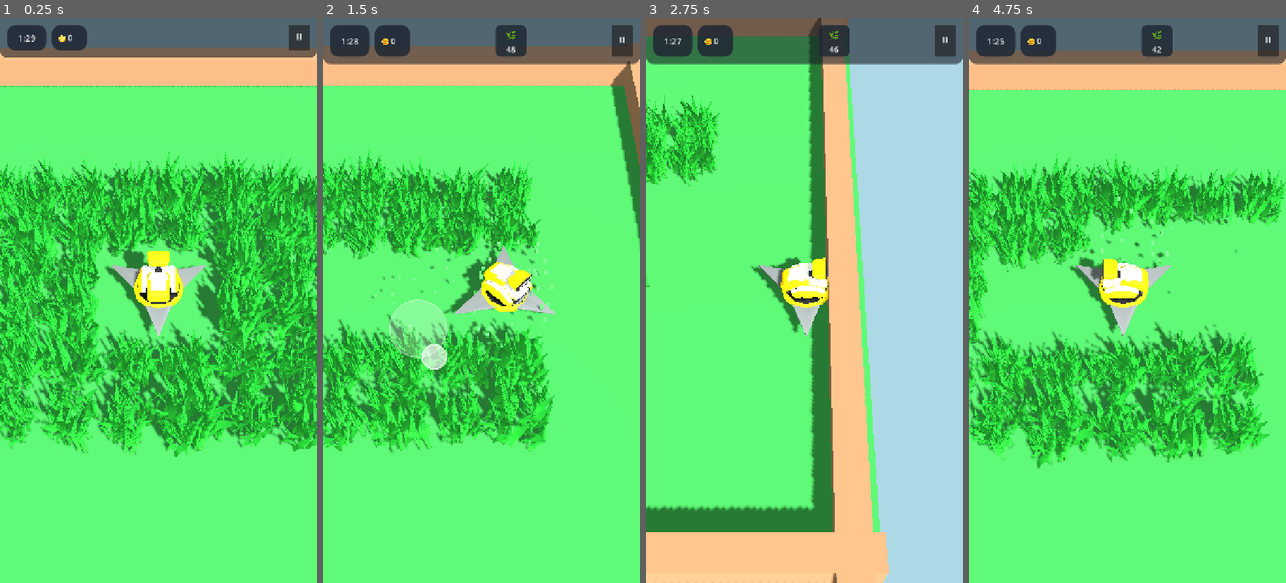
Above: before the commit, frames 1-4 (left to right).
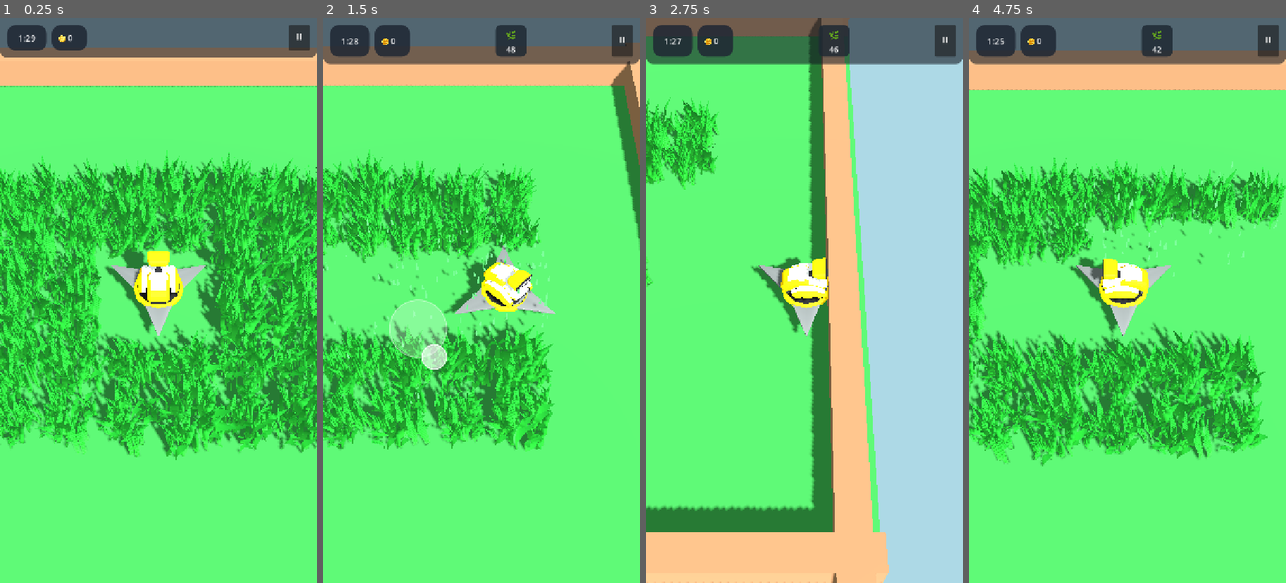
Above: after the commit, the same moments.

Repository: rogerbif/grass-cut-bot
Game: Godot game, scene res://scenes/main.tscn
Same seed, same stepped clock (60 frames per second), same inputs: the game is played once before the commit and once after it.
Inputs (mouse positions are in pixels of both pictures, inside the frame that each line leads up to):
- Up to frame 1 (0.25 s): no input
- Up to frame 2 (1.5 s): move the mouse to (551, 272) at 0.52 s; hold Right (ui_right) 0.53-1.25 s; click (551, 272) at 0.67 s; drag from (418, 328) to (465, 413) at 1.27 s
- Up to frame 3 (2.75 s): move the mouse to (836, 176) at 2.02 s; hold Right (ui_right) from 2.03 s (still down)
- Up to frame 4 (4.75 s): release Right (ui_right) at 2.75 s; drag from (1111, 413) to (1032, 215) at 2.77 s; move the mouse to (1222, 385) at 3.52 s; hold Left (ui_left) 3.53-4.25 s; drag from (1032, 215) to (1079, 159) at 4.27 s

The runs differ from the first frame. In frame 1, 25% of the frame differs, in the area x 0-100%, y 23-79%; in frame 2, 15%; in frame 3, 1.6%; in frame 4, 18%.

Commit message:
feat(vegetation): balanço pendular independente de folhas e partículas de corte partidas [v0.4.5]

Diff:
--- a/project.godot
+++ b/project.godot
@@ -11,7 +11,7 @@
 [application]
 
 config/name="Grass Cut Bot"
-config/version="0.4.4"
+config/version="0.4.5"
 run/main_scene="res://scenes/main.tscn"
 config/features=PackedStringArray("4.7", "Mobile")
 config/icon="res://icon.svg"
--- a/scenes/plants/grass_blue.tscn
+++ b/scenes/plants/grass_blue.tscn
@@ -3,22 +3,20 @@
 [ext_resource type="Script" path="res://scripts/plants/plant.gd" id="1_plant"]
 [ext_resource type="PackedScene" uid="uid://oow7pgxl0ues" path="res://assets/models/grass_01.glb" id="2_grass_model"]
 [ext_resource type="Material" uid="uid://interactive_grass_blue_mat_01" path="res://shaders/interactive_grass_blue_material.tres" id="3_grass_mat"]
+[ext_resource type="ArrayMesh" uid="uid://d3x861vy1fv4s" path="res://assets/models/cut_leaf_piece.obj" id="4_leaf_mesh"]
 
 [sub_resource type="CylinderShape3D" id="CylinderShape3D_area"]
 height = 0.6
 radius = 0.35
 
 [sub_resource type="StandardMaterial3D" id="StandardMaterial3D_particle"]
+cull_mode = 2
 roughness = 0.9
-albedo_color = Color(0.2, 0.6, 0.95, 1)
-
-[sub_resource type="BoxMesh" id="BoxMesh_particle"]
-material = SubResource("StandardMaterial3D_particle")
-size = Vector3(0.08, 0.08, 0.08)
+albedo_color = Color(0.2, 0.65, 0.95, 1)
 
 [sub_resource type="Curve" id="Curve_scale"]
-_data = [Vector2(0, 1), 0.0, 0.0, 0, 0, Vector2(1, 0), -2.2, 0.0, 0, 0]
-point_count = 2
+_data = [Vector2(0, 0.8), 0.0, 0.0, 0, 0, Vector2(0.15, 1), 0.0, 0.0, 0, 0, Vector2(0.7, 1), 0.0, 0.0, 0, 0, Vector2(1, 0), -3.0, 0.0, 0, 0]
+point_count = 4
 
 [node name="GrassBlue" type="Node3D" groups=["plants"]]
 script = ExtResource("1_plant")
@@ -44,15 +42,22 @@
 
 [node name="CutParticles" type="CPUParticles3D" parent="."]
 transform = Transform3D(1, 0, 0, 0, 1, 0, 0, 0, 1, 0, 0.2, 0)
+material_override = SubResource("StandardMaterial3D_particle")
 emitting = false
-amount = 16
-lifetime = 0.55
+amount = 20
+lifetime = 0.85
 one_shot = true
-explosiveness = 0.9
-mesh = SubResource("BoxMesh_particle")
+explosiveness = 0.92
+mesh = ExtResource("4_leaf_mesh")
 direction = Vector3(0, 1, 0)
-spread = 65.0
+spread = 50.0
 gravity = Vector3(0, -9.8, 0)
-initial_velocity_min = 3.2
-initial_velocity_max = 5.0
+initial_velocity_min = 3.8
+initial_velocity_max = 5.6
+angular_velocity_min = 180.0
+angular_velocity_max = 540.0
+angle_min = 0.0
+angle_max = 360.0
+scale_amount_min = 0.8
+scale_amount_max = 1.25
 scale_amount_curve = SubResource("Curve_scale")
--- a/scenes/plants/grass_green.tscn
+++ b/scenes/plants/grass_green.tscn
@@ -3,22 +3,20 @@
 [ext_resource type="Script" path="res://scripts/plants/plant.gd" id="1_plant"]
 [ext_resource type="PackedScene" uid="uid://oow7pgxl0ues" path="res://assets/models/grass_01.glb" id="2_grass_model"]
 [ext_resource type="Material" uid="uid://interactive_grass_mat_01" path="res://shaders/interactive_grass_material.tres" id="3_grass_mat"]
+[ext_resource type="ArrayMesh" uid="uid://d3x861vy1fv4s" path="res://assets/models/cut_leaf_piece.obj" id="4_leaf_mesh"]
 
 [sub_resource type="CylinderShape3D" id="CylinderShape3D_area"]
 height = 0.6
 radius = 0.35
 
 [sub_resource type="StandardMaterial3D" id="StandardMaterial3D_particle"]
+cull_mode = 2
 roughness = 0.9
-albedo_color = Color(0.25, 0.72, 0.28, 1)
-
-[sub_resource type="BoxMesh" id="BoxMesh_particle"]
-material = SubResource("StandardMaterial3D_particle")
-size = Vector3(0.08, 0.08, 0.08)
+albedo_color = Color(0.25, 0.75, 0.3, 1)
 
 [sub_resource type="Curve" id="Curve_scale"]
-_data = [Vector2(0, 1), 0.0, 0.0, 0, 0, Vector2(1, 0), -2.2, 0.0, 0, 0]
-point_count = 2
+_data = [Vector2(0, 0.8), 0.0, 0.0, 0, 0, Vector2(0.15, 1), 0.0, 0.0, 0, 0, Vector2(0.7, 1), 0.0, 0.0, 0, 0, Vector2(1, 0), -3.0, 0.0, 0, 0]
+point_count = 4
 
 [node name="GrassGreen" type="Node3D" groups=["plants"]]
 script = ExtResource("1_plant")
@@ -44,15 +42,22 @@
 
 [node name="CutParticles" type="CPUParticles3D" parent="."]
 transform = Transform3D(1, 0, 0, 0, 1, 0, 0, 0, 1, 0, 0.2, 0)
+material_override = SubResource("StandardMaterial3D_particle")
 emitting = false
-amount = 16
-lifetime = 0.55
+amount = 20
+lifetime = 0.85
 one_shot = true
-explosiveness = 0.9
-mesh = SubResource("BoxMesh_particle")
+explosiveness = 0.92
+mesh = ExtResource("4_leaf_mesh")
 direction = Vector3(0, 1, 0)
-spread = 65.0
+spread = 50.0
 gravity = Vector3(0, -9.8, 0)
-initial_velocity_min = 3.2
-initial_velocity_max = 5.0
+initial_velocity_min = 3.8
+initial_velocity_max = 5.6
+angular_velocity_min = 180.0
+angular_velocity_max = 540.0
+angle_min = 0.0
+angle_max = 360.0
+scale_amount_min = 0.8
+scale_amount_max = 1.25
 scale_amount_curve = SubResource("Curve_scale")
--- a/scenes/plants/grass_purple.tscn
+++ b/scenes/plants/grass_purple.tscn
@@ -3,22 +3,20 @@
 [ext_resource type="Script" path="res://scripts/plants/plant.gd" id="1_plant"]
 [ext_resource type="PackedScene" uid="uid://oow7pgxl0ues" path="res://assets/models/grass_01.glb" id="2_grass_model"]
 [ext_resource type="Material" uid="uid://interactive_grass_purple_mat_01" path="res://shaders/interactive_grass_purple_material.tres" id="3_grass_mat"]
+[ext_resource type="ArrayMesh" uid="uid://d3x861vy1fv4s" path="res://assets/models/cut_leaf_piece.obj" id="4_leaf_mesh"]
 
 [sub_resource type="CylinderShape3D" id="CylinderShape3D_area"]
 height = 0.6
 radius = 0.35
 
 [sub_resource type="StandardMaterial3D" id="StandardMaterial3D_particle"]
+cull_mode = 2
 roughness = 0.9
-albedo_color = Color(0.65, 0.25, 0.95, 1)
-
-[sub_resource type="BoxMesh" id="BoxMesh_particle"]
-material = SubResource("StandardMaterial3D_particle")
-size = Vector3(0.08, 0.08, 0.08)
+albedo_color = Color(0.68, 0.25, 0.95, 1)
 
 [sub_resource type="Curve" id="Curve_scale"]
-_data = [Vector2(0, 1), 0.0, 0.0, 0, 0, Vector2(1, 0), -2.2, 0.0, 0, 0]
-point_count = 2
+_data = [Vector2(0, 0.8), 0.0, 0.0, 0, 0, Vector2(0.15, 1), 0.0, 0.0, 0, 0, Vector2(0.7, 1), 0.0, 0.0, 0, 0, Vector2(1, 0), -3.0, 0.0, 0, 0]
+point_count = 4
 
 [node name="GrassPurple" type="Node3D" groups=["plants"]]
 script = ExtResource("1_plant")
@@ -44,15 +42,22 @@
 
 [node name="CutParticles" type="CPUParticles3D" parent="."]
 transform = Transform3D(1, 0, 0, 0, 1, 0, 0, 0, 1, 0, 0.2, 0)
+material_override = SubResource("StandardMaterial3D_particle")
 emitting = false
-amount = 16
-lifetime = 0.55
+amount = 20
+lifetime = 0.85
 one_shot = true
-explosiveness = 0.9
-mesh = SubResource("BoxMesh_particle")
+explosiveness = 0.92
+mesh = ExtResource("4_leaf_mesh")
 direction = Vector3(0, 1, 0)
-spread = 65.0
+spread = 50.0
 gravity = Vector3(0, -9.8, 0)
-initial_velocity_min = 3.2
-initial_velocity_max = 5.0
+initial_velocity_min = 3.8
+initial_velocity_max = 5.6
+angular_velocity_min = 180.0
+angular_velocity_max = 540.0
+angle_min = 0.0
+angle_max = 360.0
+scale_amount_min = 0.8
+scale_amount_max = 1.25
 scale_amount_curve = SubResource("Curve_scale")
--- a/scenes/plants/grass_tuft.tscn
+++ b/scenes/plants/grass_tuft.tscn
@@ -3,22 +3,20 @@
 [ext_resource type="Script" path="res://scripts/plants/plant.gd" id="1_plant"]
 [ext_resource type="PackedScene" uid="uid://oow7pgxl0ues" path="res://assets/models/grass_01.glb" id="2_grass_model"]
 [ext_resource type="Material" uid="uid://interactive_grass_mat_01" path="res://shaders/interactive_grass_material.tres" id="3_grass_mat"]
+[ext_resource type="ArrayMesh" uid="uid://d3x861vy1fv4s" path="res://assets/models/cut_leaf_piece.obj" id="4_leaf_mesh"]
 
 [sub_resource type="CylinderShape3D" id="CylinderShape3D_area"]
 height = 0.6
 radius = 0.35
 
 [sub_resource type="StandardMaterial3D" id="StandardMaterial3D_particle"]
+cull_mode = 2
 roughness = 0.9
-albedo_color = Color(0.25, 0.72, 0.28, 1)
-
-[sub_resource type="BoxMesh" id="BoxMesh_particle"]
-material = SubResource("StandardMaterial3D_particle")
-size = Vector3(0.08, 0.08, 0.08)
+albedo_color = Color(0.25, 0.75, 0.3, 1)
 
 [sub_resource type="Curve" id="Curve_scale"]
-_data = [Vector2(0, 1), 0.0, 0.0, 0, 0, Vector2(1, 0), -2.2, 0.0, 0, 0]
-point_count = 2
+_data = [Vector2(0, 0.8), 0.0, 0.0, 0, 0, Vector2(0.15, 1), 0.0, 0.0, 0, 0, Vector2(0.7, 1), 0.0, 0.0, 0, 0, Vector2(1, 0), -3.0, 0.0, 0, 0]
+point_count = 4
 
 [node name="GrassTuft" type="Node3D" groups=["plants"]]
 script = ExtResource("1_plant")
@@ -44,15 +42,22 @@
 
 [node name="CutParticles" type="CPUParticles3D" parent="."]
 transform = Transform3D(1, 0, 0, 0, 1, 0, 0, 0, 1, 0, 0.2, 0)
+material_override = SubResource("StandardMaterial3D_particle")
 emitting = false
-amount = 16
-lifetime = 0.55
+amount = 20
+lifetime = 0.85
 one_shot = true
-explosiveness = 0.9
-mesh = SubResource("BoxMesh_particle")
+explosiveness = 0.92
+mesh = ExtResource("4_leaf_mesh")
 direction = Vector3(0, 1, 0)
-spread = 65.0
+spread = 50.0
 gravity = Vector3(0, -9.8, 0)
-initial_velocity_min = 3.2
-initial_velocity_max = 5.0
+initial_velocity_min = 3.8
+initial_velocity_max = 5.6
+angular_velocity_min = 180.0
+angular_velocity_max = 540.0
+angle_min = 0.0
+angle_max = 360.0
+scale_amount_min = 0.8
+scale_amount_max = 1.25
 scale_amount_curve = SubResource("Curve_scale")
--- a/scenes/plants/grass_yellow.tscn
+++ b/scenes/plants/grass_yellow.tscn
@@ -3,22 +3,20 @@
 [ext_resource type="Script" path="res://scripts/plants/plant.gd" id="1_plant"]
 [ext_resource type="PackedScene" uid="uid://oow7pgxl0ues" path="res://assets/models/grass_01.glb" id="2_grass_model"]
 [ext_resource type="Material" uid="uid://interactive_grass_yellow_mat_01" path="res://shaders/interactive_grass_yellow_material.tres" id="3_grass_mat"]
+[ext_resource type="ArrayMesh" uid="uid://d3x861vy1fv4s" path="res://assets/models/cut_leaf_piece.obj" id="4_leaf_mesh"]
 
 [sub_resource type="CylinderShape3D" id="CylinderShape3D_area"]
 height = 0.6
 radius = 0.35
 
 [sub_resource type="StandardMaterial3D" id="StandardMaterial3D_particle"]
+cull_mode = 2
 roughness = 0.9
-albedo_color = Color(0.95, 0.75, 0.15, 1)
-
-[sub_resource type="BoxMesh" id="BoxMesh_particle"]
-material = SubResource("StandardMaterial3D_particle")
-size = Vector3(0.08, 0.08, 0.08)
+albedo_color = Color(0.95, 0.78, 0.15, 1)
 
 [sub_resource type="Curve" id="Curve_scale"]
-_data = [Vector2(0, 1), 0.0, 0.0, 0, 0, Vector2(1, 0), -2.2, 0.0, 0, 0]
-point_count = 2
+_data = [Vector2(0, 0.8), 0.0, 0.0, 0, 0, Vector2(0.15, 1), 0.0, 0.0, 0, 0, Vector2(0.7, 1), 0.0, 0.0, 0, 0, Vector2(1, 0), -3.0, 0.0, 0, 0]
+point_count = 4
 
 [node name="GrassYellow" type="Node3D" groups=["plants"]]
 script = ExtResource("1_plant")
@@ -44,15 +42,22 @@
 
 [node name="CutParticles" type="CPUParticles3D" parent="."]
 transform = Transform3D(1, 0, 0, 0, 1, 0, 0, 0, 1, 0, 0.2, 0)
+material_override = SubResource("StandardMaterial3D_particle")
 emitting = false
-amount = 16
-lifetime = 0.55
+amount = 20
+lifetime = 0.85
 one_shot = true
-explosiveness = 0.9
-mesh = SubResource("BoxMesh_particle")
+explosiveness = 0.92
+mesh = ExtResource("4_leaf_mesh")
 direction = Vector3(0, 1, 0)
-spread = 65.0
+spread = 50.0
 gravity = Vector3(0, -9.8, 0)
-initial_velocity_min = 3.2
-initial_velocity_max = 5.0
+initial_velocity_min = 3.8
+initial_velocity_max = 5.6
+angular_velocity_min = 180.0
+angular_velocity_max = 540.0
+angle_min = 0.0
+angle_max = 360.0
+scale_amount_min = 0.8
+scale_amount_max = 1.25
 scale_amount_curve = SubResource("Curve_scale")
--- a/shaders/interactive_grass.gdshader
+++ b/shaders/interactive_grass.gdshader
@@ -5,11 +5,10 @@
 uniform vec3 cutter_pos = vec3(0.0);
 uniform float cutter_interact_radius = 1.6;
 
-
 // Parâmetros de curvatura e interação
 uniform float interact_power : hint_range(0.0, 2.0) = 0.85;
-uniform float wind_speed : hint_range(0.0, 10.0) = 2.5;
-uniform float wind_strength : hint_range(0.0, 1.0) = 0.08;
+uniform float wind_speed : hint_range(0.0, 10.0) = 2.0;
+uniform float wind_strength : hint_range(0.0, 1.0) = 0.12;
 
 // Gradiente de cor fosco Low Poly (base -> topo)
 uniform vec4 color_base : source_color = vec4(0.12, 0.42, 0.16, 1.0);
@@ -21,38 +20,65 @@
 	// Converte para coordenadas globais de mundo
 	vec3 world_vert = (MODEL_MATRIX * vec4(VERTEX, 1.0)).xyz;
 
-	// Vetor horizontal de afastamento do cortador
-	vec3 direction = world_vert - cutter_pos;
-	direction.y = 0.0;
-	float len = length(direction);
-	vec3 dir_norm = (len > 0.001) ? (direction / len) : vec3(0.0, 0.0, 1.0);
-
-	// Atenuação suave por distância radial
-	float dist = distance(cutter_pos, world_vert);
-	float power = smoothstep(cutter_interact_radius, 0.0, dist);
-
 	// Fator de altura: a base da planta fica firme no chão e a ponta se curva
 	float height_factor = clamp(1.0 - UV.y, 0.0, 1.0);
 	if (height_factor < 0.05 && VERTEX.y > 0.0) {
 		height_factor = clamp(VERTEX.y / 0.6, 0.0, 1.0);
 	}
 
-	// Curvatura elastica nao-linear: base ancorada e ponta arqueada
-	float bend_factor = pow(height_factor, 1.6);
+	// Curvatura elástica não-linear: base ancorada e ponta arqueada
+	float bend_factor = pow(height_factor, 1.8);
 
-	// Converte direcao radial para o espaco de modelo e deforma o vertice
+	// Identificação e parâmetros individuais de cada folha (via COLOR assado no Blender)
+	float blade_phase = 0.0;
+	float blade_angle = 0.0;
+	float blade_freq = 1.0;
+
+	// Verifica se a malha possui atributos de vertice assados
+	bool has_baked_attr = !(COLOR.r > 0.999 && COLOR.g > 0.999 && COLOR.b > 0.999);
+	if (has_baked_attr) {
+		blade_phase = COLOR.r * 6.2831853;
+		blade_angle = (COLOR.g - 0.5) * 6.2831853;
+		blade_freq = mix(0.85, 1.15, COLOR.b);
+	} else {
+		// Fallback gracioso baseado na posição radial do vértice no tufo
+		blade_angle = atan(VERTEX.z, VERTEX.x);
+		blade_phase = fract(sin(floor((blade_angle + 3.14159) * 9.0) * 43758.5453)) * 6.2831853;
+		blade_freq = 1.0;
+	}
+
+	// Vetores ortogonais no espaço do tufo para pender de um lado para o outro
+	vec3 dir_fwd = vec3(cos(blade_angle), 0.0, sin(blade_angle));
+	vec3 dir_side = vec3(-sin(blade_angle), 0.0, cos(blade_angle));
+
+	// 1. Pender suavemente de um lado para o outro (oscilação lateral predominante)
+	float sway_side = sin(TIME * (wind_speed * blade_freq) + blade_phase);
+
+	// 2. Respiração suave para frente e para trás com frequência secundária
+	float sway_fwd = cos(TIME * (wind_speed * blade_freq * 0.65) + blade_phase * 1.4) * 0.35;
+
+	// Deslocamento pendular individual da folha
+	vec3 leaf_sway = (dir_side * sway_side + dir_fwd * sway_fwd) * (wind_strength * bend_factor);
+
+	// Brisa global sutil para coerência de campo
+	vec3 global_breeze = vec3(sin(TIME * 0.7 + world_vert.x * 0.25), 0.0, cos(TIME * 0.5 + world_vert.z * 0.25)) * (wind_strength * 0.35 * bend_factor);
+	vec3 model_breeze = mat3(inverse(MODEL_MATRIX)) * global_breeze;
+
+	// Aplica balanço suave das folhas
+	VERTEX += leaf_sway + model_breeze;
+
+	// --- Interação com a lâmina do cortador ---
+	vec3 direction = world_vert - cutter_pos;
+	direction.y = 0.0;
+	float len = length(direction);
+	vec3 dir_norm = (len > 0.001) ? (direction / len) : vec3(0.0, 0.0, 1.0);
+
+	float dist = distance(cutter_pos, world_vert);
+	float power = smoothstep(cutter_interact_radius, 0.0, dist);
+
 	vec3 model_dir = mat3(inverse(MODEL_MATRIX)) * dir_norm;
 	VERTEX += model_dir * (power * interact_power * bend_factor);
-
-	// Compressao/abaixamento elastico vertical na aproximacao da lamina
 	VERTEX.y -= power * interact_power * 0.14 * bend_factor;
-
-	// Balanco organico de vento em coordenadas globais com ondas cruzadas
-	float wave_x = sin(TIME * wind_speed + world_vert.x * 2.0 + world_vert.z * 1.5);
-	float wave_z = cos(TIME * (wind_speed * 0.8) + world_vert.x * 1.2 + world_vert.z * 2.2);
-	vec3 world_wind = vec3(wave_x, 0.0, wave_z * 0.6) * (wind_strength * bend_factor);
-	vec3 model_wind = mat3(inverse(MODEL_MATRIX)) * world_wind;
-	VERTEX += model_wind;
 }
 
 void fragment() {
Binary file added: assets/models/cut_leaf_piece.glb
Not shown, added: assets/models/cut_leaf_piece.glb.import
Not shown, added: assets/models/cut_leaf_piece.mtl
Not shown, added: assets/models/cut_leaf_piece.obj
Not shown, added: assets/models/cut_leaf_piece.obj.import
Binary file changed: assets/models/grass_01.glb
Not shown, changed: docs/02_entidades_e_mecanicas/SISTEMA_DE_VEGETACAO.md
Not shown, added: docs/historico_melhorias/022_animacao_pendular_folhas_e_particulas_corte.md
Not shown, changed: docs/historico_melhorias/INDICE_MELHORIAS.md
